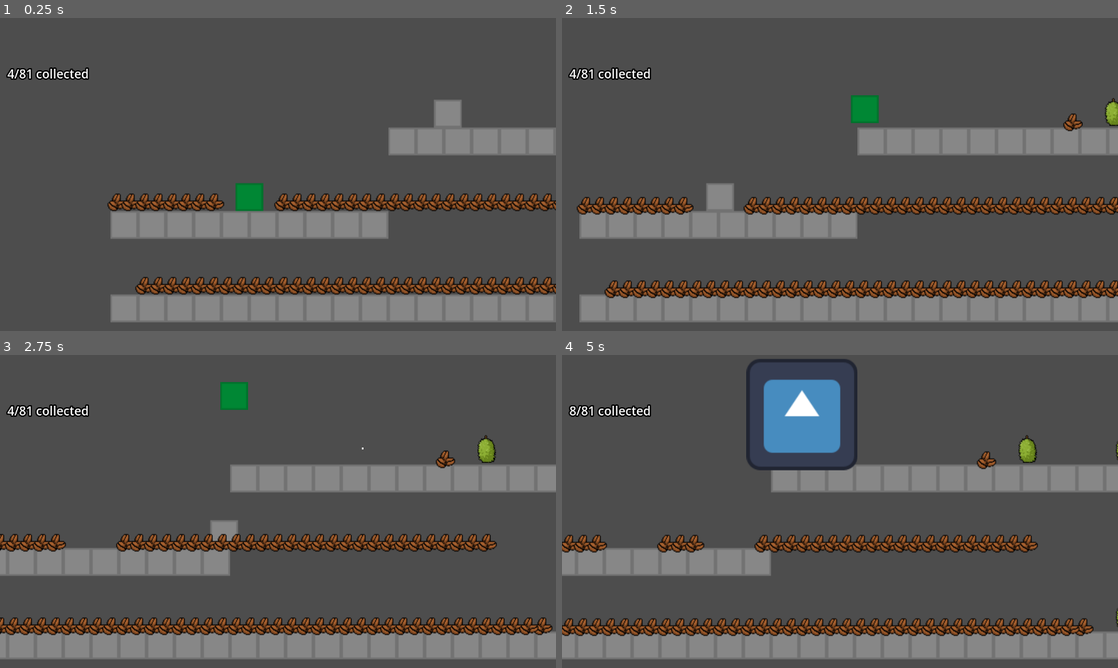
Above: before the commit, frames 1-4 (two rows, left to right).
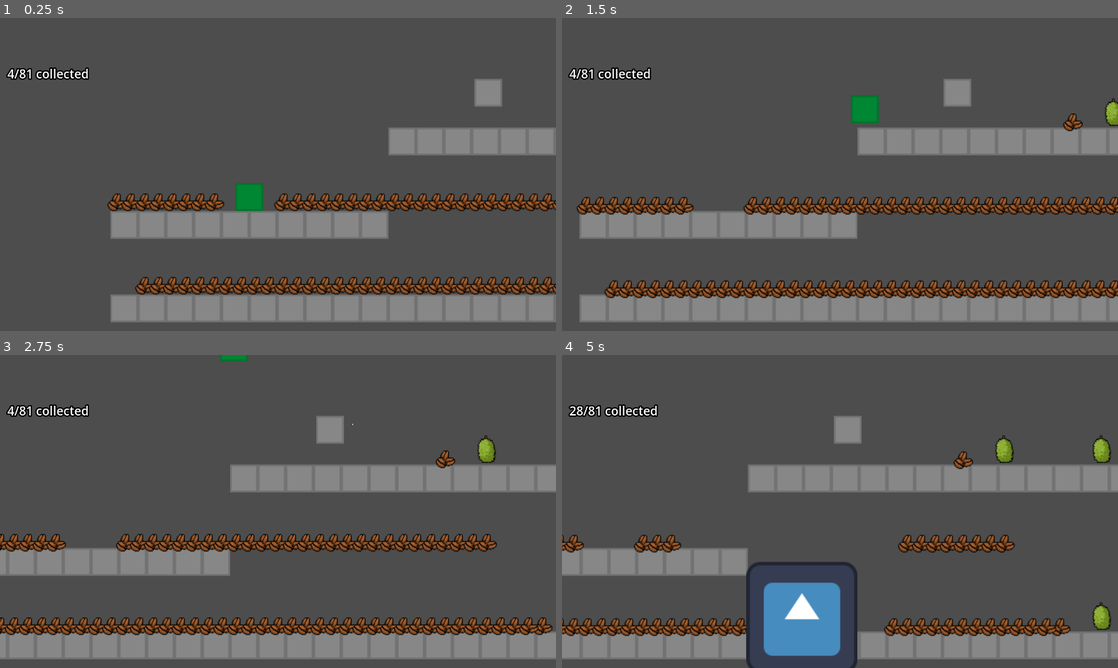
Above: after the commit, the same moments.

Repository: JumbledOne/RPHGameProject
Game: Godot game, scene res://scenes/game_scene/game_scene.tscn
Same seed, same stepped clock (60 frames per second), same inputs: the game is played once before the commit and once after it. The engine's default icon, where the game draws it, is replaced by a stand-in: a white triangle on a blue panel in a dark square.
Inputs:
- Up to frame 1 (0.25 s): no input
- Up to frame 2 (1.5 s): tap Enter at 0.5 s; hold Space (jump) 0.53-1.28 s; hold D (right) from 0.53 s (still down); tap E (attack) at 0.6 s; tap Space (jump) at 1.35 s
- Up to frame 3 (2.75 s): tap Space (jump) at 1.52, 1.82, 2.3 s; tap E (attack) at 1.55 s; release D (right) at 2.03 s; hold A (left) from 2.03 s (still down); hold I (ability) from 2.03 s (still down)
- Up to frame 4 (5 s): release A (left) at 2.78 s; release I (ability) at 2.78 s; hold D (right) 2.78-4.28 s; tap E (attack) at 2.85, 3.6, 4.55 s; tap Space (jump) at 3.02, 3.32, 4.35, 4.52, 4.82 s; hold Space (jump) 3.53-4.28 s; hold A (left) from 4.28 s (still down)

The runs differ from the first frame. In frame 1, 0.9% of the frame differs, in the area x 78-91%, y 19-35%; in frame 2, 0.9%; in frame 3, 1.2%; in frame 4, 18%, in the area x 0-100%, y 1-100%.
Error after the commit: Invalid access to property or key 'movement_Component' on a base object of type 'null instance'. (res://scripts/enemy/Enemy_Entity.gd:24)

Commit message:
added a behavior manager

Diff:
--- a/src/scripts/enemy/Base/Enemy_Entity.gd
+++ /dev/null
@@ -1,23 +0,0 @@
-@abstract class_name Enemy_Entity
-extends Entity
-
-# should be called inside func _process()
-@onready var attack_Component = $AttackComponent
-
-# should be called inside func _physics_process()
-# so movement is just handling how they move while attack components shouldn't be moving the entity
-@onready var movement_Component = $MovementComponent
-
-# Game stuff
-var is_jumping: bool = false
-var jump_timer: float = 0.0
-
-@export_category("Enemy stats")
-@export var speed = 200.0
-@export var jump_duration: float = 0.25
-@export var jump_speed: float = -300.0
-
-func start_jump() -> void:
-	if not is_jumping:
-		is_jumping = true
-		jump_timer = jump_duration
--- a/src/scripts/enemy/Base/base_Enemy_scene.tscn
+++ /dev/null
@@ -1,18 +0,0 @@
-[gd_scene format=3 uid="uid://dmclx1qejgsg4"]
-
-[ext_resource type="PackedScene" uid="uid://dwiill2noqt84" path="res://scripts/hurtbox/hurtbox.tscn" id="1_joox5"]
-
-[sub_resource type="RectangleShape2D" id="RectangleShape2D_g4v7s"]
-
-[node name="EnemyName" type="CharacterBody2D" unique_id=565006692]
-
-[node name="CollisionShape2D" type="CollisionShape2D" parent="." unique_id=108221174]
-shape = SubResource("RectangleShape2D_g4v7s")
-
-[node name="hurtbox" parent="CollisionShape2D" unique_id=1789929793 instance=ExtResource("1_joox5")]
-
-[node name="AnimatedSprite2D" type="AnimatedSprite2D" parent="." unique_id=342796054]
-
-[node name="AttackComponent" type="Node2D" parent="." unique_id=1463857466]
-
-[node name="MovementComponent" type="Node2D" parent="." unique_id=1858462073]
--- /dev/null
+++ b/src/scripts/enemy/Behaviors/base_behavior.gd
@@ -0,0 +1,40 @@
+@abstract class_name Enemy_Behavior
+extends Node2D
+
+# so its easy to access the components
+
+enum attackComponents {
+	IDLE,
+	GUARANTEED_HIT
+}
+
+const attackComponentScripts = {
+	attackComponents.IDLE: preload("res://scripts/enemy/Components/AttackComponents/none.gd"),
+	attackComponents.GUARANTEED_HIT: preload("res://scripts/enemy/Components/AttackComponents/rotten_Cacao.gd")
+}
+
+
+enum movementComponents {
+	IDLE,
+	CHASE
+}
+
+const movementComponentScripts = {
+	movementComponents.IDLE: preload("res://scripts/enemy/Components/MovementComponents/Idle.gd"),
+	movementComponents.CHASE: preload("res://scripts/enemy/Components/MovementComponents/evil_Durian.gd")
+}
+
+# should be called inside func _process()
+@onready var attack_Component = $AttackComponent
+
+# should be called inside func _physics_process()
+@onready var movement_Component = $MovementComponent
+
+# setters
+func setMovementComponent(new_component: movementComponents) -> void:
+	if new_component in movementComponentScripts:
+		movement_Component.set_script(movementComponentScripts[new_component])
+
+func setAttackComponent(new_component: attackComponents) -> void:
+	if new_component in attackComponentScripts:
+		attack_Component.set_script(attackComponentScripts[new_component])
--- /dev/null
+++ b/src/scripts/enemy/Behaviors/testBehavior.gd
@@ -0,0 +1,6 @@
+class_name TestEnemyBehavior
+extends Enemy_Behavior
+
+func _ready() -> void:
+	setAttackComponent(attackComponents.IDLE)
+	setMovementComponent(movementComponents.IDLE)
--- a/src/scripts/enemy/Cacao_Enemy.tscn
+++ b/src/scripts/enemy/Cacao_Enemy.tscn
@@ -1,6 +1,6 @@
 [gd_scene format=3 uid="uid://b74gumldk6cuh"]
 
-[ext_resource type="Script" uid="uid://c78wudv7aw47b" path="res://scripts/enemy/Enemy_Script.gd" id="1_gd5hh"]
+[ext_resource type="Script" uid="uid://bu2ib87bigt48" path="res://scripts/enemy/Enemy_Entity.gd" id="1_o2k1m"]
 [ext_resource type="PackedScene" uid="uid://dwiill2noqt84" path="res://scripts/hurtbox/hurtbox.tscn" id="1_px0sb"]
 [ext_resource type="Texture2D" uid="uid://ciaxb2mesyvra" path="res://assets/sprites/test_square.png" id="2_drsj5"]
 [ext_resource type="Script" uid="uid://dkwinabt4kwnl" path="res://scripts/enemy/Components/AttackComponents/rotten_Cacao.gd" id="4_o2k1m"]
@@ -26,7 +26,7 @@
 }]
 
 [node name="RottenCacao" type="CharacterBody2D" unique_id=565006692]
-script = ExtResource("1_gd5hh")
+script = ExtResource("1_o2k1m")
 
 [node name="CollisionShape2D" type="CollisionShape2D" parent="." unique_id=136484504]
 shape = SubResource("RectangleShape2D_g4v7s")
--- a/src/scripts/enemy/Components/MovementComponents/evil_Durian.gd
+++ b/src/scripts/enemy/Components/MovementComponents/evil_Durian.gd
@@ -14,8 +14,6 @@
 	print("appended player jump pos")
 
 func tick(enemy: Enemy_Entity, delta: float) -> void:
-
-
 
 	if not is_connected_to_player and GameManager.player:
 		if GameManager.player.has_signal("jumped"):
--- /dev/null
+++ b/src/scripts/enemy/Enemy_Entity.gd
@@ -0,0 +1,25 @@
+class_name Enemy_Entity
+extends Entity
+
+@onready var behaviorManager: Enemy_Behavior = $BehaviorManager
+
+# Game stuff
+var is_jumping: bool = false
+var jump_timer: float = 0.0
+
+@export_category("Enemy stats")
+@export var speed = 200.0
+@export var jump_duration: float = 0.25
+@export var jump_speed: float = -300.0
+
+func start_jump() -> void:
+	if not is_jumping:
+		is_jumping = true
+		jump_timer = jump_duration
+
+func _process(delta: float) -> void:
+	behaviorManager.attack_Component.tick(self, delta)
+
+func _physics_process(delta: float) -> void:
+	behaviorManager.movement_Component.tick(self, delta)
+	move_and_slide()
--- a/src/scripts/enemy/Enemy_Script.gd
+++ /dev/null
@@ -1,10 +0,0 @@
-class_name EnemyScript
-extends Enemy_Entity
-
-func _process(delta: float) -> void:
-	attack_Component.tick(self, delta)
-	pass
-
-func _physics_process(delta: float) -> void:
-	movement_Component.tick(self, delta)
-	move_and_slide()
--- a/src/scripts/enemy/Evil_Durian.tscn
+++ b/src/scripts/enemy/Evil_Durian.tscn
@@ -1,9 +1,9 @@
 [gd_scene format=3 uid="uid://bilcp5l0jhoy6"]
 
 [ext_resource type="PackedScene" uid="uid://dwiill2noqt84" path="res://scripts/hurtbox/hurtbox.tscn" id="1_60bss"]
-[ext_resource type="Script" uid="uid://c78wudv7aw47b" path="res://scripts/enemy/Enemy_Script.gd" id="1_d3qgh"]
+[ext_resource type="Script" uid="uid://bu2ib87bigt48" path="res://scripts/enemy/Enemy_Entity.gd" id="1_d3qgh"]
 [ext_resource type="Texture2D" uid="uid://ciaxb2mesyvra" path="res://assets/sprites/test_square.png" id="2_i46wp"]
-[ext_resource type="Script" uid="uid://cegn7cs0y2n02" path="res://scripts/enemy/Components/AttackComponents/non.gd" id="3_6c637"]
+[ext_resource type="Script" uid="uid://cegn7cs0y2n02" path="res://scripts/enemy/Components/AttackComponents/none.gd" id="3_6c637"]
 [ext_resource type="Script" uid="uid://b2tfcrerivtxc" path="res://scripts/enemy/Components/MovementComponents/evil_Durian.gd" id="3_ctupp"]
 
 [sub_resource type="RectangleShape2D" id="RectangleShape2D_g4v7s"]
--- /dev/null
+++ b/src/scripts/enemy/test.tscn
@@ -0,0 +1,46 @@
+[gd_scene format=3 uid="uid://cqigrplcns1qc"]
+
+[ext_resource type="Script" uid="uid://bu2ib87bigt48" path="res://scripts/enemy/Enemy_Entity.gd" id="1_7b3uj"]
+[ext_resource type="PackedScene" uid="uid://dwiill2noqt84" path="res://scripts/hurtbox/hurtbox.tscn" id="2_slfav"]
+[ext_resource type="Texture2D" uid="uid://ciaxb2mesyvra" path="res://assets/sprites/test_square.png" id="3_we1su"]
+[ext_resource type="Script" uid="uid://fham6hc8htd6" path="res://scripts/enemy/Behaviors/testBehavior.gd" id="4_slfav"]
+
+[sub_resource type="RectangleShape2D" id="RectangleShape2D_g4v7s"]
+size = Vector2(32, 32)
+
+[sub_resource type="SpriteFrames" id="SpriteFrames_drsj5"]
+animations = [{
+"frames": [],
+"loop": 1,
+"name": &"default",
+"speed": 5.0
+}, {
+"frames": [{
+"duration": 1.0,
+"texture": ExtResource("3_we1su")
+}],
+"loop": 1,
+"name": &"new_animation",
+"speed": 5.0
+}]
+
+[node name="test" type="CharacterBody2D" unique_id=565006692]
+script = ExtResource("1_7b3uj")
+
+[node name="CollisionShape2D" type="CollisionShape2D" parent="." unique_id=136484504]
+shape = SubResource("RectangleShape2D_g4v7s")
+
+[node name="hurtbox" parent="CollisionShape2D" unique_id=1789929793 node_paths=PackedStringArray("owner_node") instance=ExtResource("2_slfav")]
+owner_node = NodePath("../..")
+
+[node name="AnimatedSprite2D" type="AnimatedSprite2D" parent="." unique_id=342796054]
+modulate = Color(0.73333335, 0, 0, 1)
+sprite_frames = SubResource("SpriteFrames_drsj5")
+animation = &"new_animation"
+
+[node name="BehaviorManager" type="Node2D" parent="." unique_id=1897034658]
+script = ExtResource("4_slfav")
+
+[node name="MovementComponent" type="Node2D" parent="BehaviorManager" unique_id=1858462073]
+
+[node name="AttackComponent" type="Node2D" parent="BehaviorManager" unique_id=1463857466]
Not shown, added: src/scripts/enemy/Behaviors/base_behavior.gd.uid
Not shown, added: src/scripts/enemy/Behaviors/testBehavior.gd.uid
Renamed: src/scripts/enemy/Components/AttackComponents/non.gd -> src/scripts/enemy/Components/AttackComponents/none.gd
Renamed: src/scripts/enemy/Components/AttackComponents/non.gd.uid -> src/scripts/enemy/Components/AttackComponents/none.gd.uid
Renamed: src/scripts/enemy/Base/Enemy_Entity.gd.uid -> src/scripts/enemy/Enemy_Entity.gd.uid
Not shown, removed: src/scripts/enemy/Enemy_Script.gd.uid
